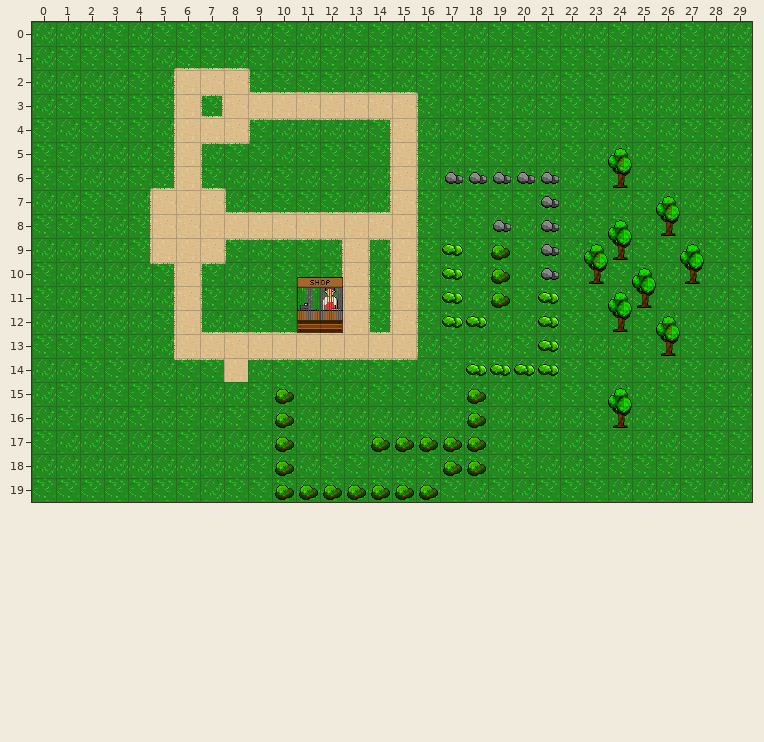
Level history. Tiled map (JSON): public/maps/map_human.json. The picture above was drawn from the file before the commit.
Cells are 32x32 px. Shown: x 0..29, y 0..19.
After:
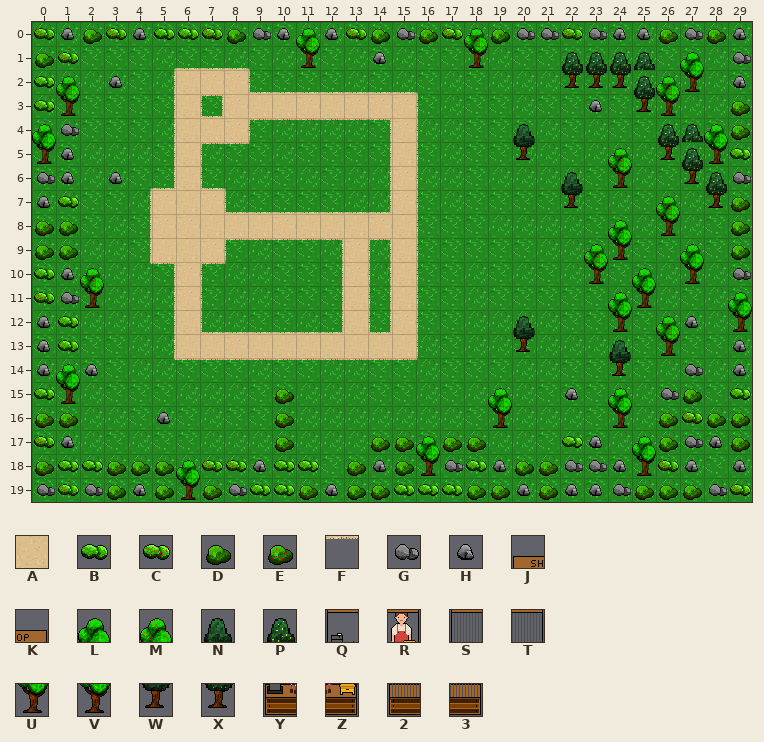
Key: from "human": A 8, B 11, C 12, D 22, E 23, F 25, G 33, H 34, J 44, K 45, L 49, M 50, N 51, P 52, Q 55, R 56, S 57, T 58, U 60, V 61, W 62, X 63, Y 66, Z 67, 2 68, 3 69.
_ is an empty cell, . an unchanged one.
Changes in this commit:
--- layer "Road"
@@ x 8..8 @@
-14 A
+14 F
--- layer "Obstacles"
@@ x 0..29 @@
- 0 ______________________________
- 1 __........._.._..._...____._._
- 2 __._..................______._
- 3 __....................._.__.._
- 4 __.................._.....____
- 5 __.................._.....____
- 6 __._.............GGGGG_....___
- 7 __...................G_.....__
- 8 __.................G.G......._
- 9 __...............B.E.G......._
-10 ___..............B.E.G......._
-11 ___..............B.E.B......._
-12 __...............BB._B....._._
-13 __.................._B.._...._
-14 ___...............BBBB.._.._._
-15 __................E_.._...__._
-16 __..._............E_......____
-17 __..............E.....__._____
-18 __________E_.____EE_________._
-19 __________E.EE.EE_____________
+ 0 CHDCHBBCDGHMHCDGECMDGGCGHHEGEH
+ 1 DC.........V..H...V...PPPP.L.G
+ 2 BM.H..................XXXPMU.H
+ 3 BV.....................H.XV..E
+ 4 LG..................N.....PPLE
+ 5 UH..................W.....XPUB
+ 6 GH.H............._____N....XPG
+ 7 HB..................._W.....XE
+ 8 ED................._._.......D
+ 9 DD..............._._._.......D
+10 BHM.............._._._.......G
+11 CGV.............._._._.......L
+12 HB...............__.N_.....H.U
+13 HB..................W_..N....H
+14 HLH...............____..W..G.H
+15 BU................_L..H...GD.B
+16 EE...H............_U......ECDE
+17 CH..............L.....BH.LDGHE
+18 EBBEDDLCCHBB.EHDUGBHDEGGHUCH.H
+19 GCGDHDUEGBB.HD.BBBDEHEHHGEDEGC
--- layer "Day" (removed)
@@ x 11..12 @@
-10 JK
-11 QR
-12 YZ
+10 __
+11 __
+12 __
--- layer "Night" (removed)
@@ x 11..12 @@
-10 JK
-11 ST
-12 23
+10 __
+11 __
+12 __
Changed places in both pictures, as pixel boxes (x1, y1, x2, y2):
changed: (32, 28, 752, 500)
